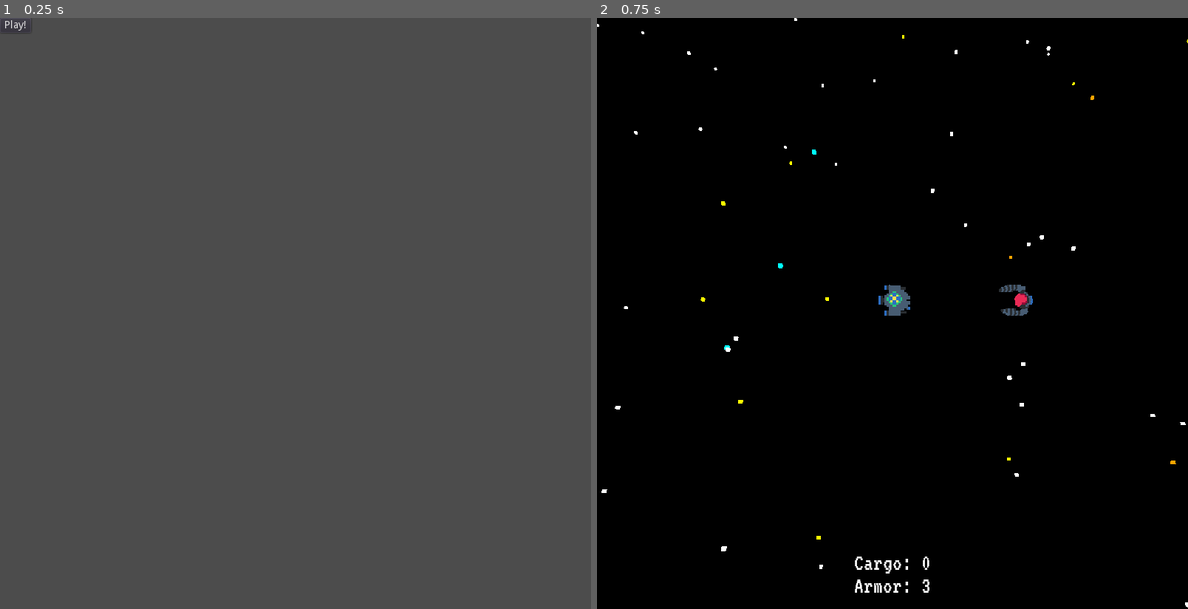
Above: before the commit, frames 1-2 (left to right).
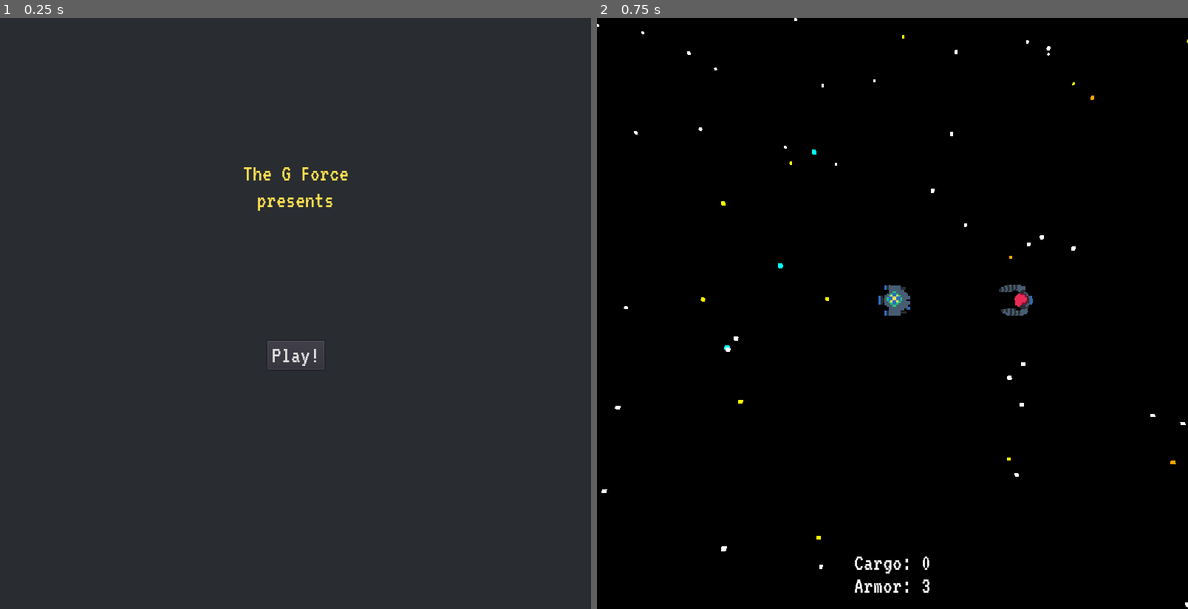
Above: after the commit, the same moments.

Repository: the-g-force/2022-January
Game: Godot game, scene res://Intro/MainMenu.tscn
Same seed, same stepped clock (60 frames per second), same inputs: the game is played once before the commit and once after it. This scene is started directly instead of the project's main scene.
Inputs:
- Up to frame 1 (0.25 s): no input
- Up to frame 2 (0.75 s): click "Play!" at 0.5 s

The runs differ from the first frame. In frame 1, 99% of the frame differs, in the area x 0-100%, y 0-100%; in frame 2, nothing differs.

Commit message:
Resize palette

Diff:
--- a/project/Intro/MainMenu.tscn
+++ b/project/Intro/MainMenu.tscn
@@ -1,18 +1,66 @@
-[gd_scene load_steps=2 format=2]
+[gd_scene load_steps=6 format=2]
 
 [ext_resource path="res://Intro/MainMenu.gd" type="Script" id=1]
+[ext_resource path="res://World/VT323-Regular.ttf" type="DynamicFontData" id=2]
+[ext_resource path="res://World/palette.png" type="Texture" id=3]
+
+[sub_resource type="DynamicFont" id=1]
+size = 32
+outline_color = Color( 0.831373, 0.490196, 0.32549, 1 )
+font_data = ExtResource( 2 )
+
+[sub_resource type="Theme" id=2]
+default_font = SubResource( 1 )
 
 [node name="MainMenu" type="Control"]
 anchor_right = 1.0
 anchor_bottom = 1.0
+theme = SubResource( 2 )
 script = ExtResource( 1 )
 __meta__ = {
 "_edit_use_anchors_": false
 }
 
+[node name="ColorRect" type="ColorRect" parent="."]
+anchor_right = 1.0
+anchor_bottom = 1.0
+color = Color( 0.160784, 0.176471, 0.192157, 1 )
+__meta__ = {
+"_edit_lock_": true,
+"_edit_use_anchors_": false
+}
+
+[node name="Palette" type="Sprite" parent="ColorRect"]
+position = Vector2( 518, -57 )
+texture = ExtResource( 3 )
+__meta__ = {
+"_edit_lock_": true
+}
+
 [node name="Button" type="Button" parent="."]
-margin_right = 12.0
-margin_bottom = 20.0
+anchor_left = 0.5
+anchor_top = 0.5
+anchor_right = 0.5
+anchor_bottom = 0.5
+margin_left = -38.5
+margin_top = 36.5
+margin_right = 38.5
+margin_bottom = 75.5
 text = "Play!"
 
+[node name="Label" type="Label" parent="."]
+anchor_left = 0.5
+anchor_right = 0.5
+margin_left = -86.5
+margin_top = 194.0
+margin_right = 86.5
+margin_bottom = 285.0
+custom_colors/font_color = Color( 1, 0.878431, 0.317647, 1 )
+text = "The G Force
+presents"
+align = 1
+__meta__ = {
+"_edit_use_anchors_": false
+}
+
 [connection signal="pressed" from="Button" to="." method="_on_Button_pressed"]
Binary file changed: project/World/palette.png
